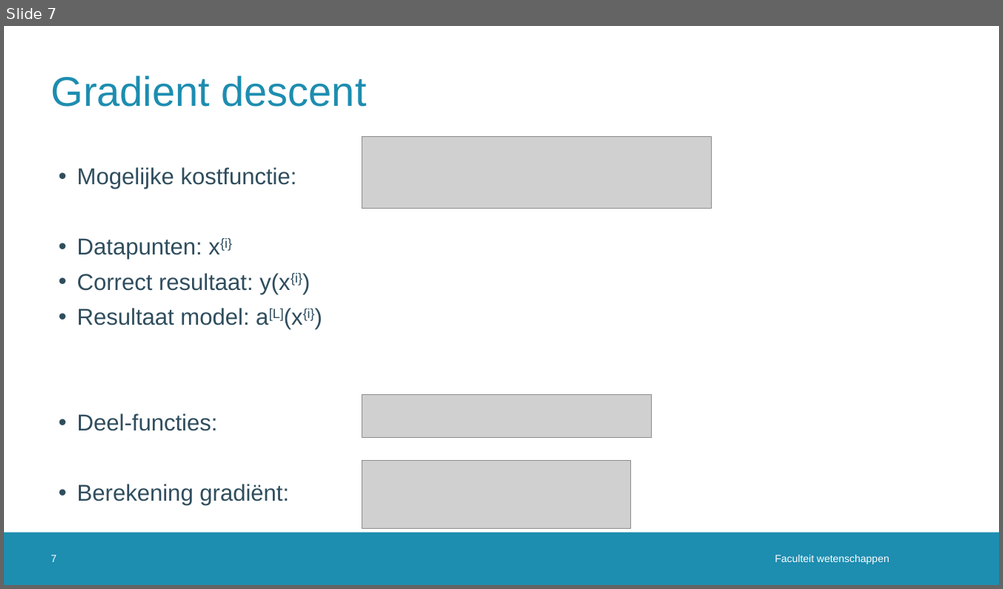
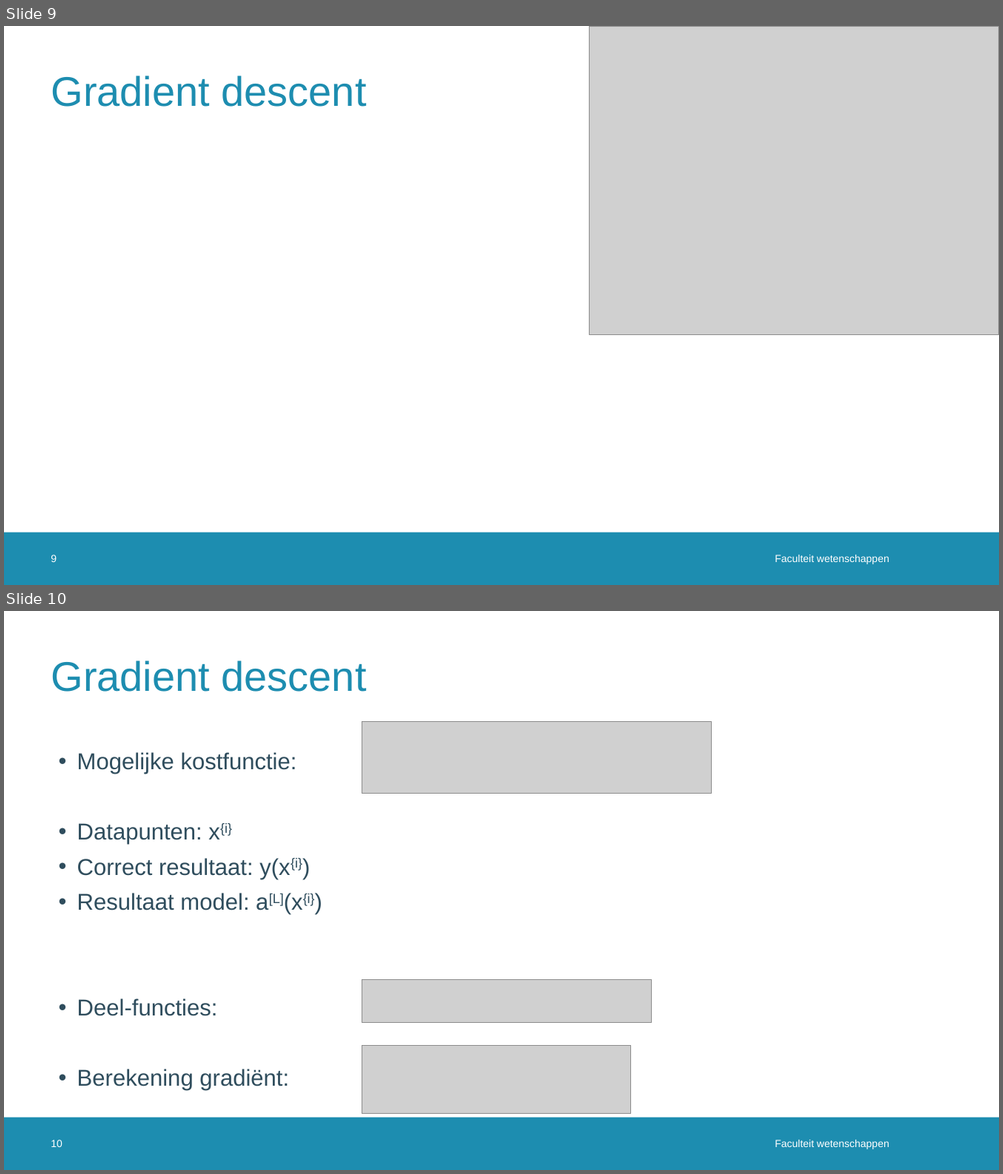
Before and after one commit to JoppeDJ/BachelorProef, a slide deck: Literatuurstudie/Literatuurstudie_ppt.pptx. Shown one above the other, each under a label of ours: slide 7 before the commit, slides 9 and 10 after it. The pictures are 1003x589 and 1003x1174 pixels, drawn with LibreOffice and Linux fonts; fonts in the diff are those of the drawing; grey boxes stand for pictures; background and template pictures are left out. Boxes give left, top, right and bottom in pixels: in the first picture for what was removed or moved away, otherwise in the second. Text is boxed around its words. In the diff, an @@ line names an element or a change of style, - is before the commit and + after.

```diff
--- a/Literatuurstudie/Literatuurstudie_ppt.pptx
+++ b/Literatuurstudie/Literatuurstudie_ppt.pptx
@@ slide 9 added at (x1=4, y1=26, x2=999, y2=585), background #FFFFFF; not listed: 1 template element that a slide beside it also shows @@
@@ picture added at (x1=589, y1=26, x2=999, y2=335) @@
@@ title added at (x1=51, y1=76, x2=367, y2=107), 40 pt, text #1D8DB0 @@
+Gradient descent
@@ page number added at (x1=51, y1=555, x2=57, y2=562), 10 pt, text #FFFFFF @@
+9
@@ text added at (x1=774, y1=555, x2=889, y2=565), 10 pt, text #FFFFFF @@
+Faculteit wetenschappen
@@ what was slide 7 is now slide 10 @@
@@ page number at (x1=51, y1=1140, x2=62, y2=1147): text changed @@
-7
+10
```
Also in this commit, not shown: 4 slides changed, 2 other slides added.
